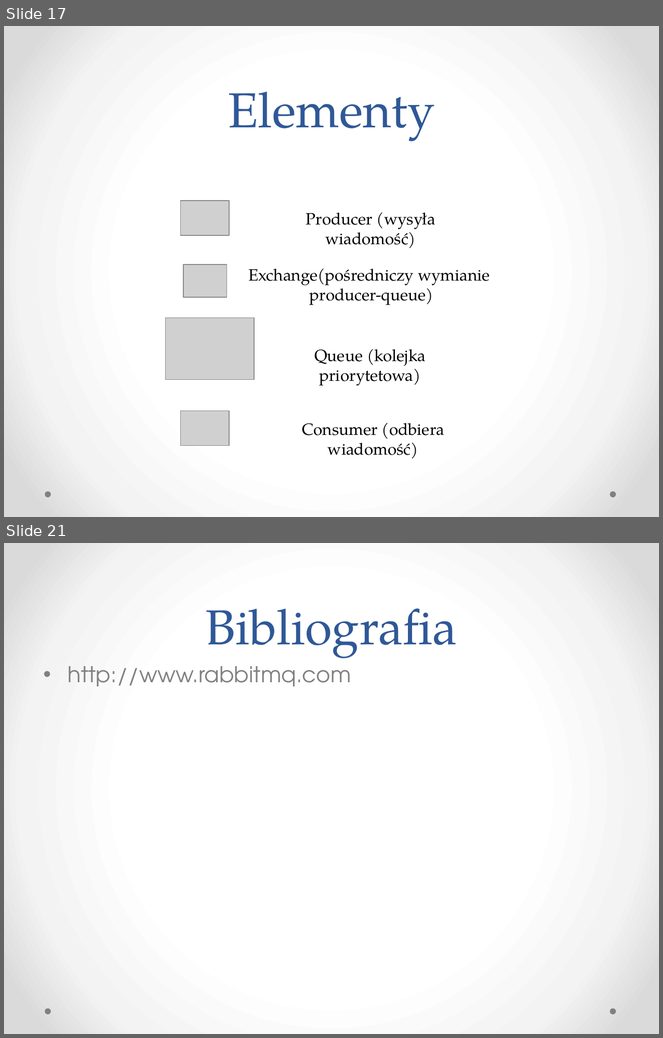
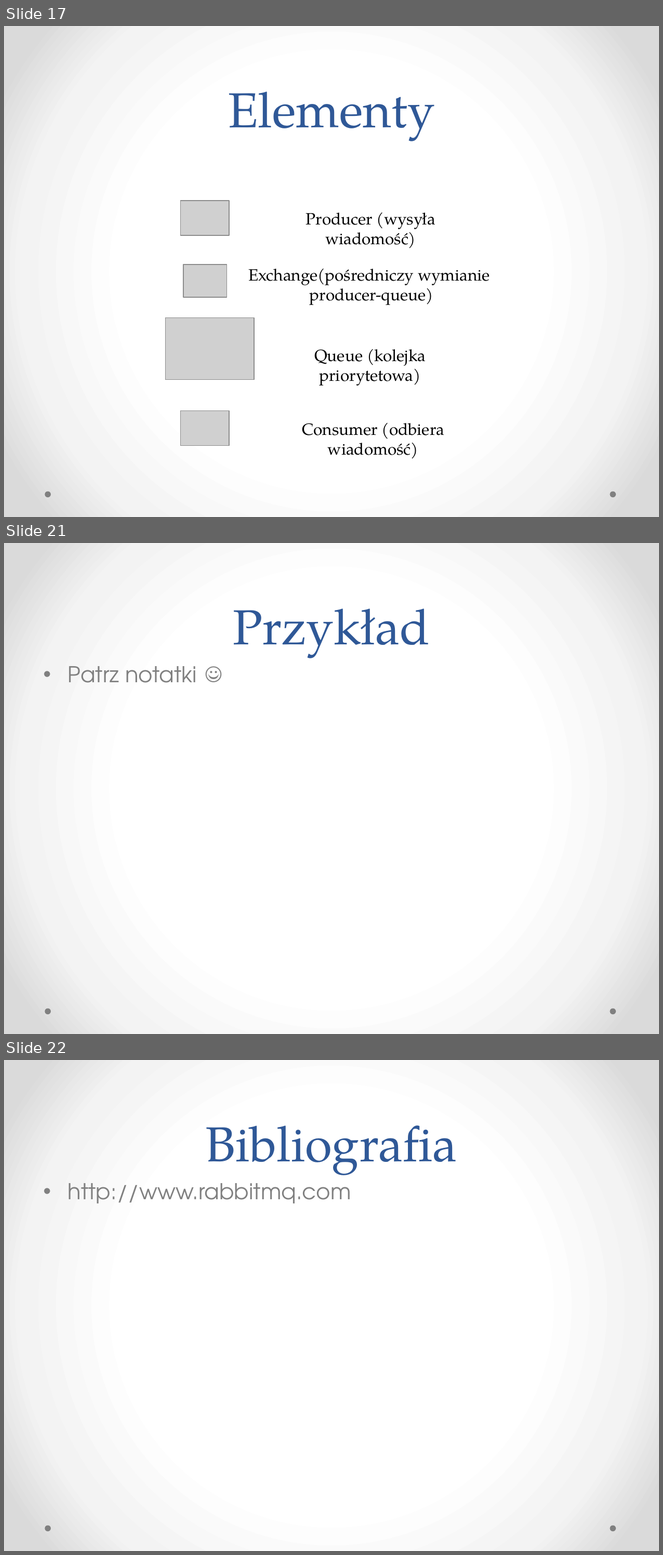
Before and after one commit to kajto/erlang-project, a slide deck: RabbitMQ.pptx. Shown one above the other, each under a label of ours: slides 17 and 21 before the commit, slides 17, 21 and 22 after it; the slides between them are not shown. The pictures are 663x1038 and 663x1555 pixels, drawn with LibreOffice and Linux fonts; fonts in the diff are those of the drawing; grey boxes stand for pictures. Boxes give left, top, right and bottom in pixels: in the first picture for what was removed or moved away, otherwise in the second. Text is boxed around its words. In the diff, an @@ line names an element or a change of style, - is before the commit and + after.

```diff
--- a/RabbitMQ.pptx
+++ b/RabbitMQ.pptx
@@ slide 21 added at box(4, 543, 659, 1034), background gradient #FFFFFF to #F4F4F4 to #DADADA; not listed: 2 template elements that a slide beside it also shows @@
@@ title added at box(233, 609, 430, 658), 54 pt, text #2F5897 @@
+Przykład
@@ text added at box(68, 666, 197, 683), 24 pt, text #808080 @@
+• Patrz notatki ☺
@@ what was slide 21 is now slide 22 @@
```
Also in this commit, not shown: 3 slides changed, 4 other files.
